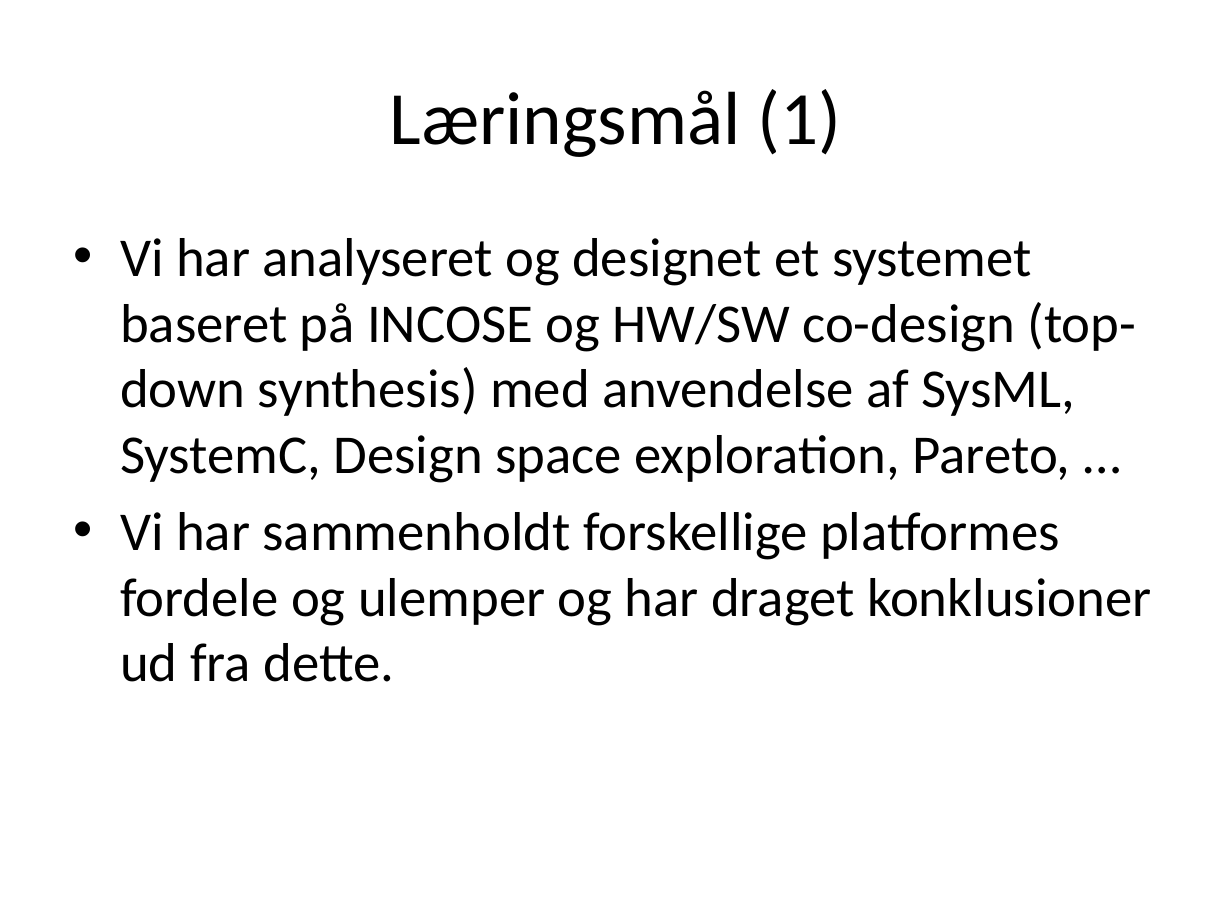
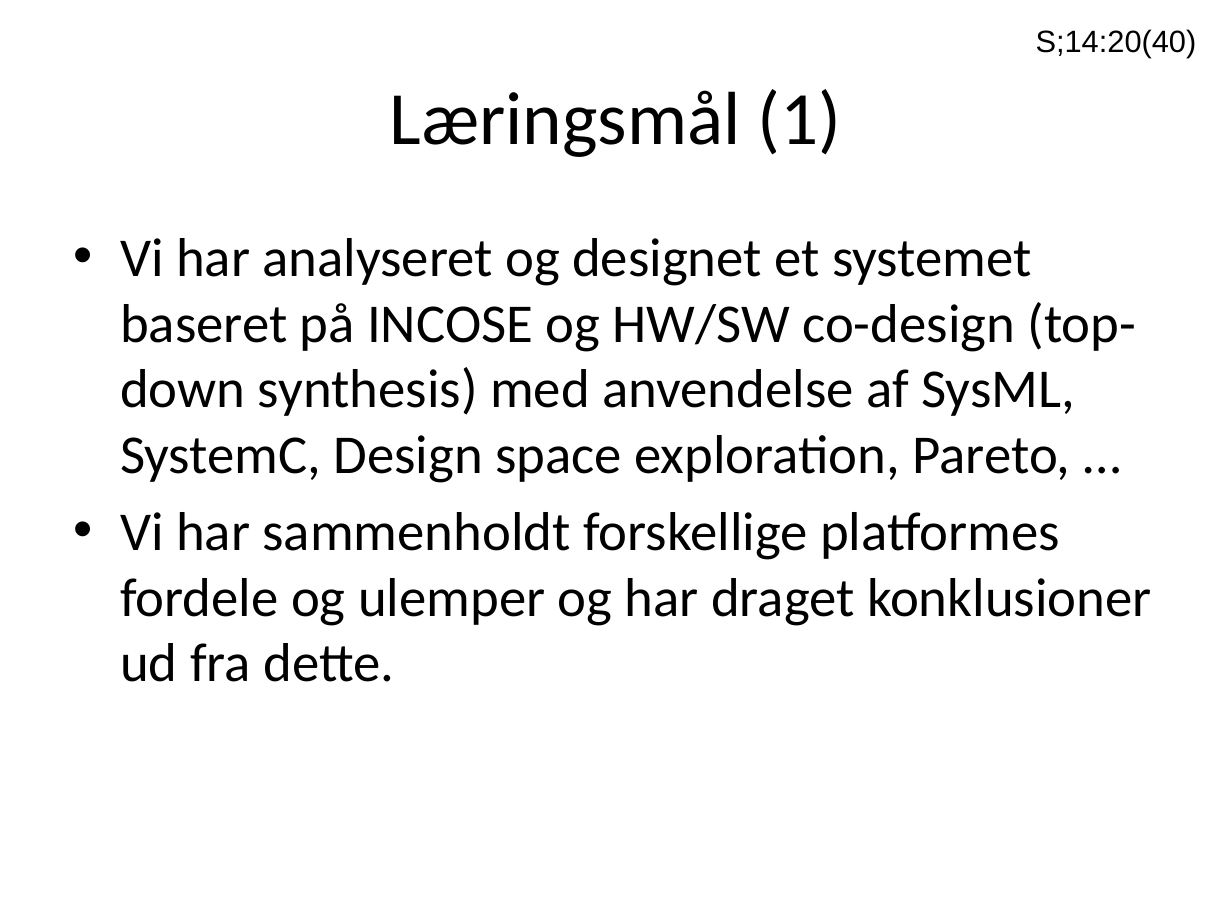
Before and after one commit to ahpoder/masterofit2009, a slide deck: slide 20 of syseng_hwco/proj/Artifact/Presentations/Presentation_exam.pptx. Drawn at 1232x924 pixels with LibreOffice and Linux fonts; fonts in the diff are those of the drawing. Boxes give left, top, right and bottom in pixels: in the first picture for what was removed or moved away, otherwise in the second. Text is boxed around its words. In the diff, an @@ line names an element or a change of style, - is before the commit and + after.

```diff
--- a/syseng_hwco/proj/Artifact/Presentations/Presentation_exam.pptx
+++ b/syseng_hwco/proj/Artifact/Presentations/Presentation_exam.pptx
@@ text added at bbox=[1036, 29, 1197, 58], 18 pt, text #000000 @@
+S;14:20(40)
```
Also in this commit, not shown: 19 other slides changed, 2 slides added, 1 slide removed, 2 other files.
